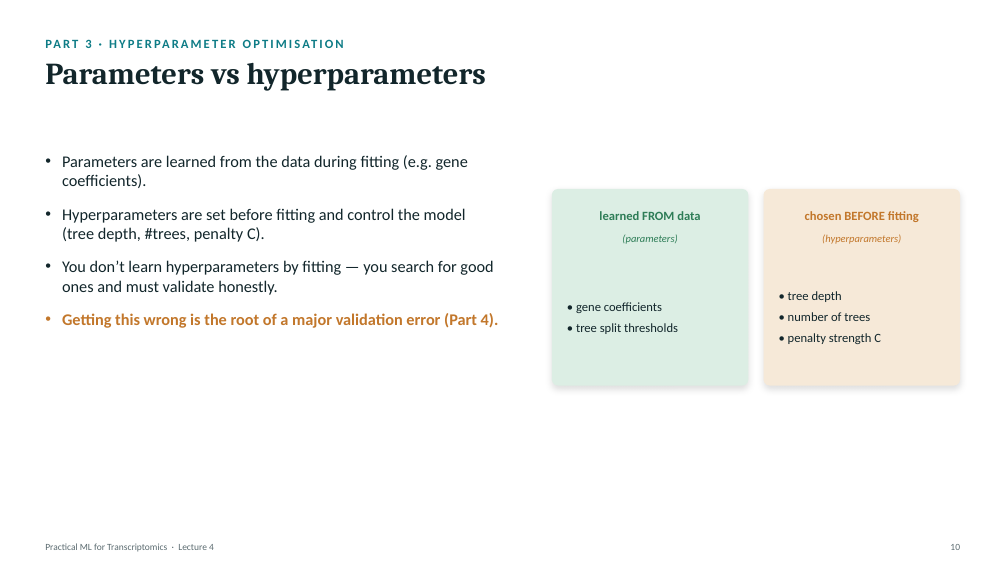
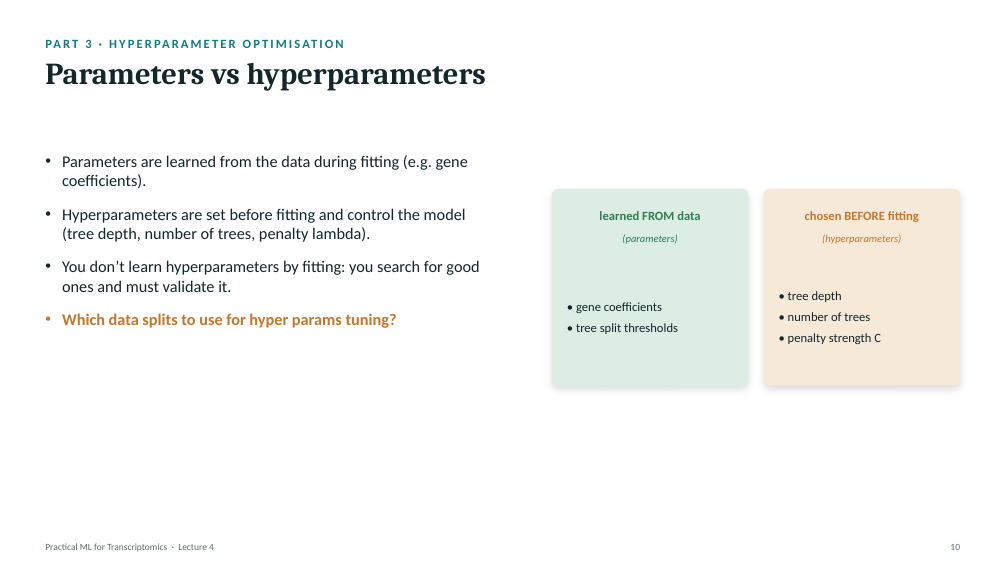
Before and after one commit to zhanyinx/ml26, a slide deck: slide 10 of lessons/lesson04_model_validation/theory/slides/Lecture4 - Model Improvement, Validation, and Interpretation.pptx. Drawn at 1008x567 pixels with LibreOffice and Linux fonts; fonts in the diff are those of the drawing. Boxes give left, top, right and bottom in pixels: in the first picture for what was removed or moved away, otherwise in the second. Text is boxed around its words. In the diff, an @@ line names an element or a change of style, - is before the commit and + after.

```diff
--- a/lessons/lesson04_model_validation/theory/slides/Lecture4 - Model Improvement, Validation, and Interpretation.pptx
+++ b/lessons/lesson04_model_validation/theory/slides/Lecture4 - Model Improvement, Validation, and Interpretation.pptx
@@ text at <box>62,208,479,328</box>: text changed @@
-• Hyperparameters are set before fitting and control the model (tree depth, #trees, penalty C).
-• You don’t learn hyperparameters by fitting — you search for good ones and must validate honestly.
-• Getting this wrong is the root of a major validation error (Part 4).
+• Hyperparameters are set before fitting and control the model (tree depth, number of trees, penalty lambda).
+• You don’t learn hyperparameters by fitting: you search for good ones and must validate it.
+• Which data splits to use for hyper params tuning?
```
Also in this commit, not shown: 18 other slides changed, 4 slides added, 4 slides removed.
